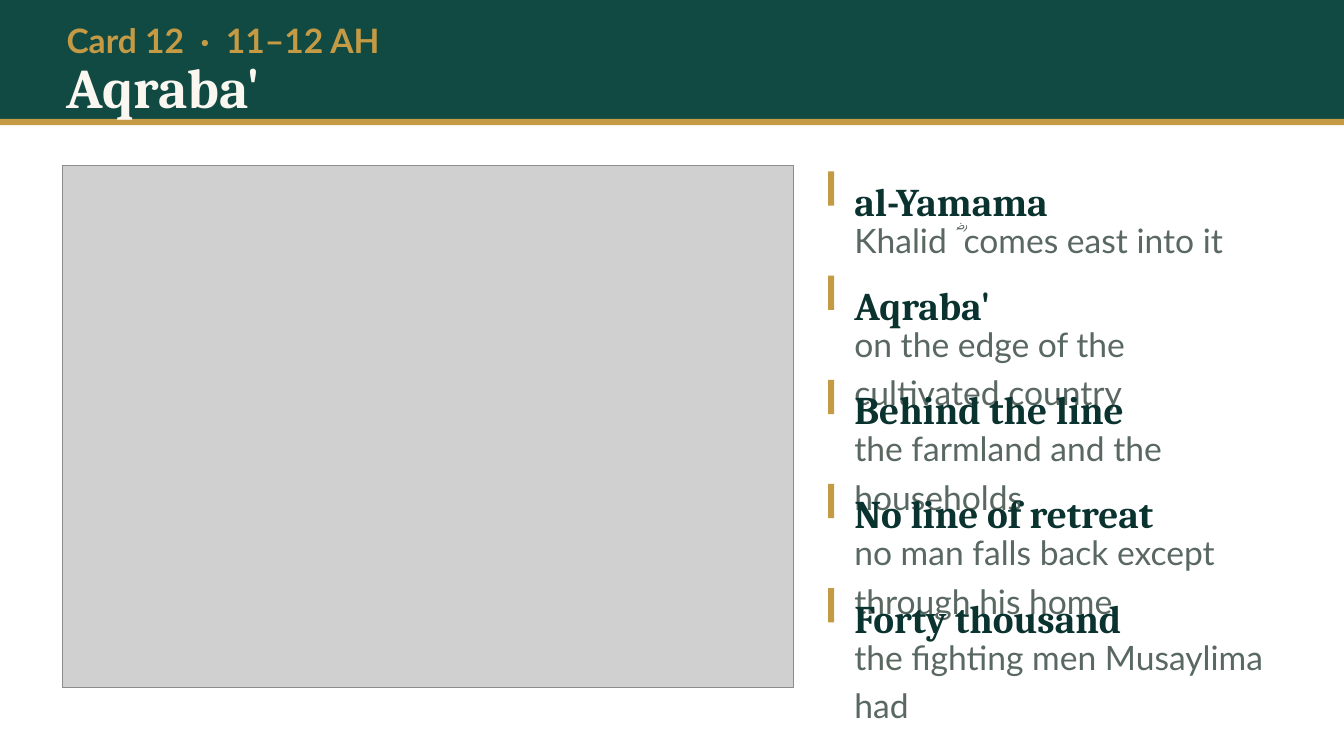
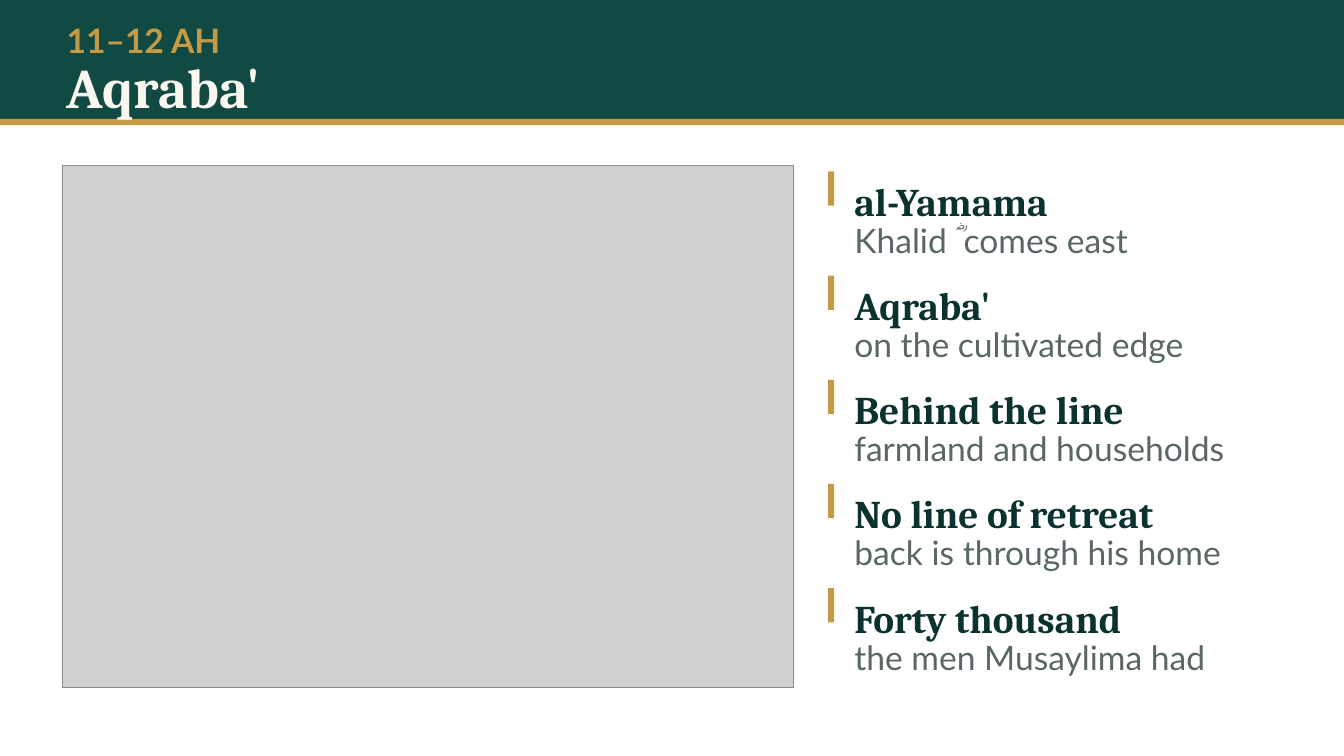
Before and after one commit to daniyalyasin93/2026SeptemberIslamicHistoryClass, a slide deck: slide 33 of L02_baarah_saal/L02.pptx (slide 23 before the commit). Drawn at 1344x756 pixels with LibreOffice and Linux fonts; fonts in the diff are those of the drawing; grey boxes stand for pictures. Boxes give left, top, right and bottom in pixels: in the first picture for what was removed or moved away, otherwise in the second. Text is boxed around its words. In the diff, an @@ line names an element or a change of style, - is before the commit and + after.

```diff
--- a/L02_baarah_saal/L02.pptx
+++ b/L02_baarah_saal/L02.pptx
@@ text at (67,28,220,53): text changed @@
-Card 12 · 11–12 AH
+11–12 AH
@@ text at (854,225,1128,254): text changed @@
-Khalid ؓ comes east into it
+Khalid ؓ comes east
@@ text at (854,328,1183,363): text changed @@
-on the edge of the cultivated country
+on the cultivated edge
@@ text at (854,436,1224,462): text changed @@
-the farmland and the households
+farmland and households
@@ text at (854,540,1221,571): text changed @@
-no man falls back except through his home
+back is through his home
@@ text at (854,641,1205,676): text changed @@
-the fighting men Musaylima had
+the men Musaylima had
```
Also in this commit, not shown: 44 other slides changed, 37 slides added, 17 other files.
